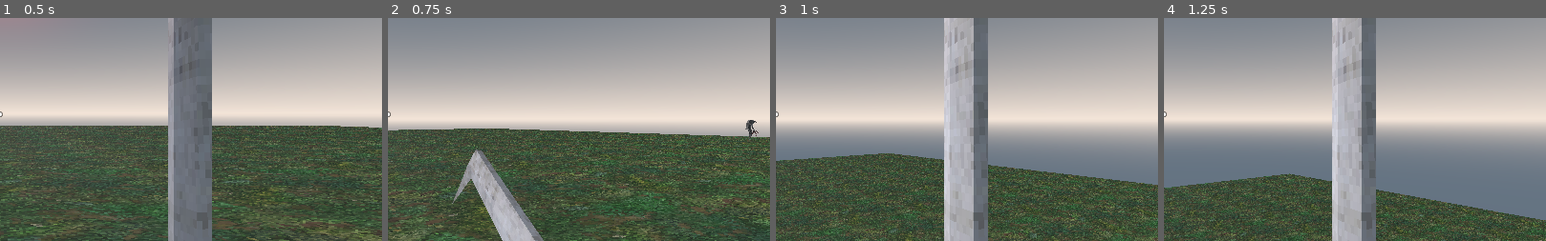
Above: before the commit, frames 1-4 (left to right).
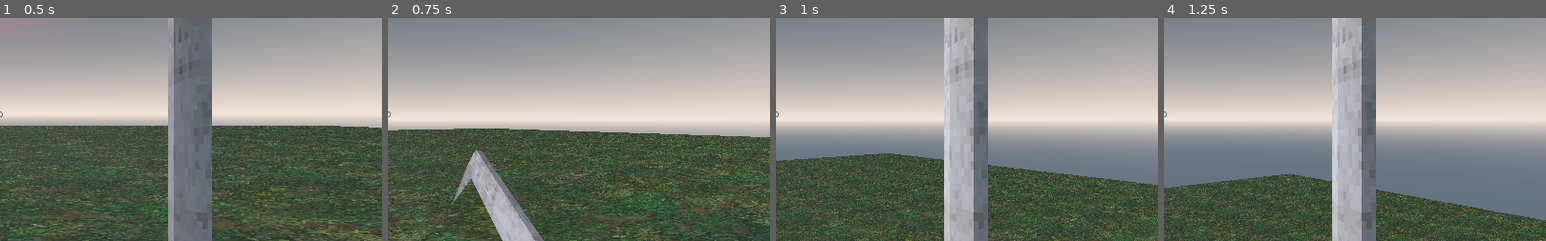
Above: after the commit, the same moments.

Repository: steventuckness/FPS-Course
Game: Godot game, scene res://World.tscn
Two runs of this game, one before a commit and one after it. Both use one fixed random seed, a clock stepped at 60 frames per second and the inputs below.
Inputs (mouse positions are % of the whole screen's width and height, from its top left):
- Up to frame 1 (0.5 s): no input
- Up to frame 2 (0.75 s): tap Enter at 0.5 s; move the mouse to (55, 50) at 0.52 s; press the mouse at (55, 50) at 0.53 s; hold W (move_forwards) from 0.53 s (still down)
- Up to frame 3 (1 s): keep holding W (move_forwards); tap Space (jump) at 0.77 s
- Up to frame 4 (1.25 s): keep holding W (move_forwards)
The pictures show only the part of the screen within x 50-100%, y 28-78%; the shares and areas given below are measured in that part.

Frame 1 is identical in both runs. In frame 2, 0.1% of the frame differs, in the area x 93-97%, y 45-55%; in frame 3, nothing differs; in frame 4, nothing differs.

Commit message:
Section 4: Making a Fireball Projectile

Diff:
--- a/World.tscn
+++ b/World.tscn
@@ -78,18 +78,6 @@
 [node name="BirdMonster" parent="Navigation" instance=ExtResource( 5 )]
 transform = Transform( 0.871462, 0, -0.490463, 0, 1, 0, 0.490463, 0, 0.871462, 9.01797, 1.01478, -0.201087 )
 
-[node name="BirdMonster2" parent="Navigation" instance=ExtResource( 5 )]
-transform = Transform( 0.907073, 0, 0.420972, 0, 1, 0, -0.420972, 0, 0.907073, 24.3405, 1.01478, 16.3092 )
-
-[node name="BirdMonster3" parent="Navigation" instance=ExtResource( 5 )]
-transform = Transform( 0.907073, 0, 0.420972, 0, 1, 0, -0.420972, 0, 0.907073, 41.2112, 1.01478, -12.0027 )
-
-[node name="BirdMonster4" parent="Navigation" instance=ExtResource( 5 )]
-transform = Transform( 0.840065, 0, -0.542486, 0, 1, 0, 0.542486, 0, 0.840065, -32.4884, 1.01478, 26.582 )
-
-[node name="BirdMonster5" parent="Navigation" instance=ExtResource( 5 )]
-transform = Transform( 0.840065, 0, -0.542486, 0, 1, 0, 0.542486, 0, 0.840065, 12.7109, 1.01478, 26.2804 )
-
 [node name="WorldEnvironment" type="WorldEnvironment" parent="."]
 environment = SubResource( 6 )
 
--- a/characters/enemies/BirdMonster.tscn
+++ b/characters/enemies/BirdMonster.tscn
@@ -56,18 +56,6 @@
 
 [node name="Graphics" parent="." instance=ExtResource( 1 )]
 
-[node name="Skeleton" parent="Graphics/Armature" index="0"]
-bones/0/bound_children = [ NodePath("Hip") ]
-bones/1/bound_children = [ NodePath("Body") ]
-bones/2/bound_children = [ NodePath("ArmUL") ]
-bones/3/bound_children = [ NodePath("ArmLL") ]
-bones/4/bound_children = [ NodePath("ArmUR") ]
-bones/5/bound_children = [ NodePath("ArmLR") ]
-bones/6/bound_children = [ NodePath("LegUL") ]
-bones/7/bound_children = [ NodePath("LegLL") ]
-bones/8/bound_children = [ NodePath("LegUR") ]
-bones/9/bound_children = [ NodePath("LegLR") ]
-
 [node name="ArmUL" type="BoneAttachment" parent="Graphics/Armature/Skeleton" index="1"]
 transform = Transform( -0.826506, 0.56134, -0.0422589, -0.550301, -0.821497, -0.14937, -0.118563, -0.1002, 0.987878, 0.234545, 1.44253, 0.15025 )
 bone_name = "upper_arml"
--- /dev/null
+++ b/weapons/Fireball.gd
@@ -0,0 +1,25 @@
+extends KinematicBody
+
+var speed = 20
+var impact_damage = 20
+var exploded = false
+
+func _ready():
+	pass
+	#hide()
+
+func set_bodies_to_exclude(bodies_to_exclude: Array):
+	for body in bodies_to_exclude:
+		add_collision_exception_with(body)
+
+func _physics_process(delta):
+	var collision: KinematicCollision = move_and_collide(
+		-global_transform.basis.z * speed * delta)
+	if collision:
+		var collider = collision.collider
+		if collider.has_method("hurt"):
+			collider.hurt(impact_damage, -global_transform.basis.z)
+		$SmokeParticles.emitting = true
+		speed = 0
+		$Graphics.hide()
+		$CollisionShape.disabled = true
--- /dev/null
+++ b/weapons/Fireball.tscn
@@ -0,0 +1,96 @@
+[gd_scene load_steps=13 format=2]
+
+[ext_resource path="res://weapons/raw_assets/fire_spritesheet.png" type="Texture" id=1]
+[ext_resource path="res://weapons/Fireball.gd" type="Script" id=2]
+[ext_resource path="res://effects/circle32.png" type="Texture" id=3]
+
+[sub_resource type="SphereShape" id=1]
+radius = 0.768643
+
+[sub_resource type="Animation" id=2]
+resource_name = " flicker"
+length = 0.8
+loop = true
+tracks/0/type = "value"
+tracks/0/path = NodePath(".:frame")
+tracks/0/interp = 1
+tracks/0/loop_wrap = true
+tracks/0/imported = false
+tracks/0/enabled = true
+tracks/0/keys = {
+"times": PoolRealArray( 0, 0.2, 0.4, 0.6 ),
+"transitions": PoolRealArray( 1, 1, 1, 1 ),
+"update": 1,
+"values": [ 0, 1, 2, 1 ]
+}
+
+[sub_resource type="SpatialMaterial" id=3]
+flags_transparent = true
+flags_unshaded = true
+vertex_color_use_as_albedo = true
+params_billboard_mode = 3
+particles_anim_h_frames = 1
+particles_anim_v_frames = 1
+particles_anim_loop = false
+albedo_texture = ExtResource( 3 )
+
+[sub_resource type="Gradient" id=8]
+offsets = PoolRealArray( 0.00232019, 0.262181, 0.438515, 0.74478 )
+colors = PoolColorArray( 0.574219, 0.574219, 0.574219, 1, 0.859375, 0.859375, 0.859375, 0.963636, 1, 1, 1, 1, 1, 1, 1, 0 )
+
+[sub_resource type="GradientTexture" id=9]
+gradient = SubResource( 8 )
+
+[sub_resource type="Curve" id=4]
+_data = [ Vector2( 0, 0.4 ), 0.0, 0.0, 0, 0, Vector2( 1, 0.7 ), 0.0, 0.0, 0, 0 ]
+
+[sub_resource type="CurveTexture" id=5]
+curve = SubResource( 4 )
+
+[sub_resource type="ParticlesMaterial" id=6]
+emission_shape = 1
+emission_sphere_radius = 0.2
+gravity = Vector3( 0, 5, 0 )
+scale = 0.32
+scale_curve = SubResource( 5 )
+color_ramp = SubResource( 9 )
+
+[sub_resource type="QuadMesh" id=7]
+
+[node name="Fireball" type="KinematicBody"]
+collision_mask = 2147483653
+script = ExtResource( 2 )
+
+[node name="CollisionShape" type="CollisionShape" parent="."]
+transform = Transform( 0.312, 0, 0, 0, 0.312, 0, 0, 0, 0.312, 0, 0, 0 )
+shape = SubResource( 1 )
+
+[node name="Graphics" type="Spatial" parent="."]
+
+[node name="Sprite3D" type="Sprite3D" parent="Graphics"]
+transform = Transform( 1.5, 0, 0, 0, 1.5, 0, 0, 0, 1.5, 0, 0, 0 )
+billboard = 1
+texture = ExtResource( 1 )
+vframes = 2
+hframes = 2
+
+[node name="AnimationPlayer" type="AnimationPlayer" parent="Graphics/Sprite3D"]
+autoplay = " flicker"
+"anims/ flicker" = SubResource( 2 )
+
+[node name="DestroyAfterHitTimer" type="Timer" parent="."]
+
+[node name="ShowAfterTimer" type="Timer" parent="."]
+wait_time = 0.05
+one_shot = true
+autostart = true
+
+[node name="SmokeParticles" type="Particles" parent="."]
+material_override = SubResource( 3 )
+emitting = false
+lifetime = 0.5
+one_shot = true
+explosiveness = 0.9
+process_material = SubResource( 6 )
+draw_pass_1 = SubResource( 7 )
+[connection signal="timeout" from="DestroyAfterHitTimer" to="." method="queue_free"]
--- /dev/null
+++ b/weapons/FireballSpawner.gd
@@ -0,0 +1,19 @@
+extends Spatial
+
+var fireball = preload("res://weapons/Fireball.tscn")
+
+var bodies_to_exclude = []
+var damage = 1
+
+func set_damage(_damage: int):
+	damage = _damage
+
+func set_bodies_to_exclude(_bodies_to_exclude: Array):
+	bodies_to_exclude = _bodies_to_exclude
+
+func fire():
+	var fireball_inst = fireball.instance()
+	fireball_inst.set_bodies_to_exclude(bodies_to_exclude)
+	get_tree().get_root().add_child(fireball_inst)
+	fireball_inst.global_transform = global_transform
+	fireball_inst.impact_damage = damage
--- /dev/null
+++ b/weapons/FireballSpawner.tscn
@@ -0,0 +1,6 @@
+[gd_scene load_steps=2 format=2]
+
+[ext_resource path="res://weapons/FireballSpawner.gd" type="Script" id=1]
+
+[node name="RocketSpawner" type="Spatial"]
+script = ExtResource( 1 )
Binary file added: weapons/raw_assets/fire_spritesheet.png
Not shown, added: weapons/raw_assets/fire_spritesheet.png.import
